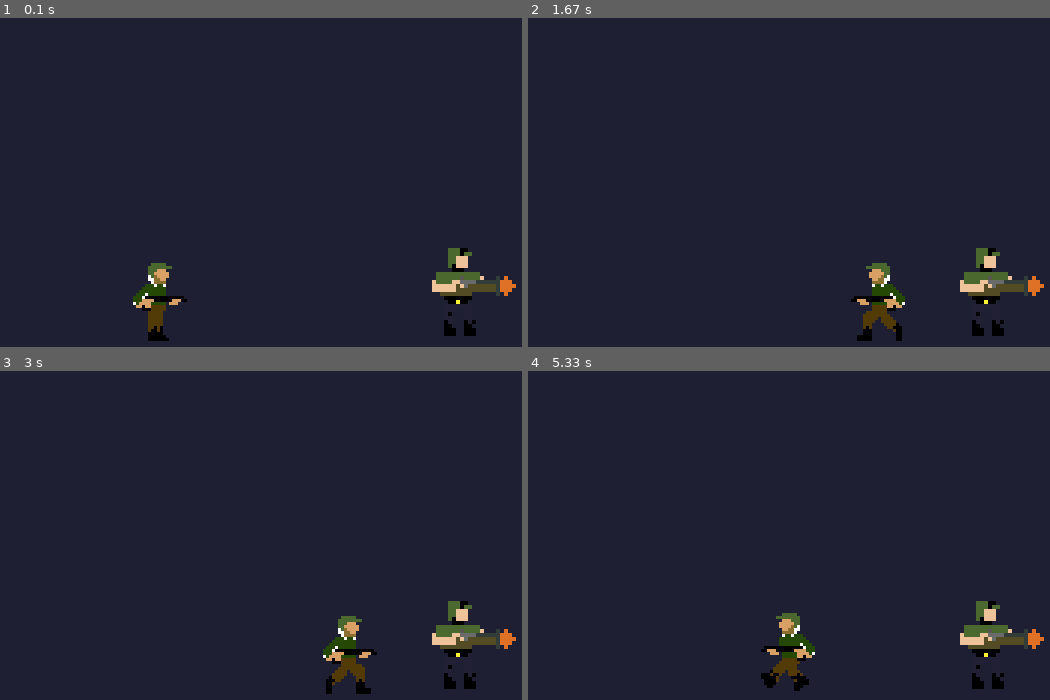
Above: before the commit, frames 1-4 (two rows, left to right).
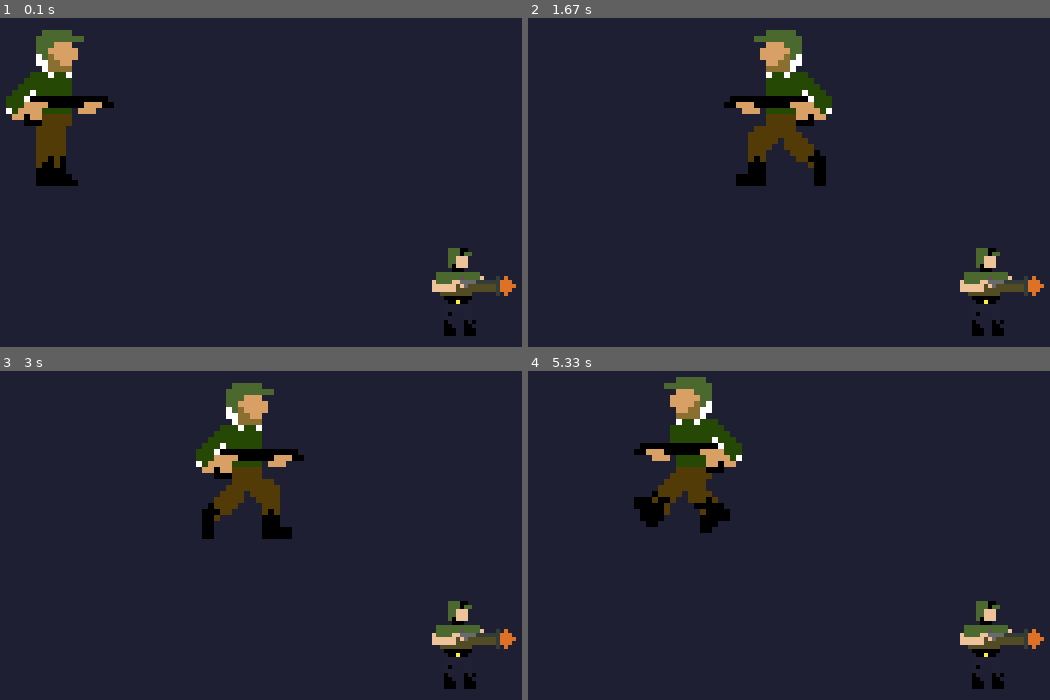
Above: after the commit, the same moments.

Repository: MaikeDsc/pygame
Game: pygame game, started from shooter maike/main..py
Two runs of this game, one before a commit and one after it. Both use one fixed random seed, a clock stepped at 60 frames per second and the inputs below.
Inputs:
- Up to frame 1 (0.1 s): no input
- Up to frame 2 (1.67 s): hold D 0.33-0.8 s; hold D 0.83-1.3 s; hold A from 1.33 s (still down)
- Up to frame 3 (3 s): release A at 1.87 s; hold A 1.9-2.3 s; hold D 2.33-2.97 s
- Up to frame 4 (5.33 s): hold A 3-3.47 s; hold D 3.5-3.97 s; hold D 4-4.47 s; hold A 4.5-5.03 s; hold A from 5.07 s (still down)

The runs differ from the first frame. In frame 1, 5.2% of the frame differs, in the area x 1-36%, y 3-99%; in frame 2, 5.8%; in frame 3, 5.8%; in frame 4, 6.0%, in the area x 20-55%, y 1-98%.

Commit message:
alteração no shooter

Diff:
--- a/shooter maike/main..py
+++ b/shooter maike/main..py
@@ -74,7 +74,7 @@
 
     def atualizar_animacao(self):
         #atualizando animação
-        INTERVALO_ANIMACAO = 110                         # é o cooldown de uma animaçaõ para outra, é uma constante
+        INTERVALO_ANIMACAO = 110                       # é o cooldown de uma animaçaõ para outra, é uma constante
         #atualizando o frame independente da frame tual
         self.img = self.lista_animacoes[self.acao][self.indice_frame]
 
@@ -101,7 +101,7 @@
 #--------------------------------------------------------------------------------
 
 #define a instancia player
-player = Soldado('jogador', 200, 400, 1.5, 5)
+player = Soldado('jogador', 100, 200, 3, 5)
 
 inimigo = Soldado('inimigo2', 500, 400, 2, 5)
 
Not shown, added: shooter maike/imagens/soldados/jogador/corrida/Acesso rápido - Atalho.lnk
